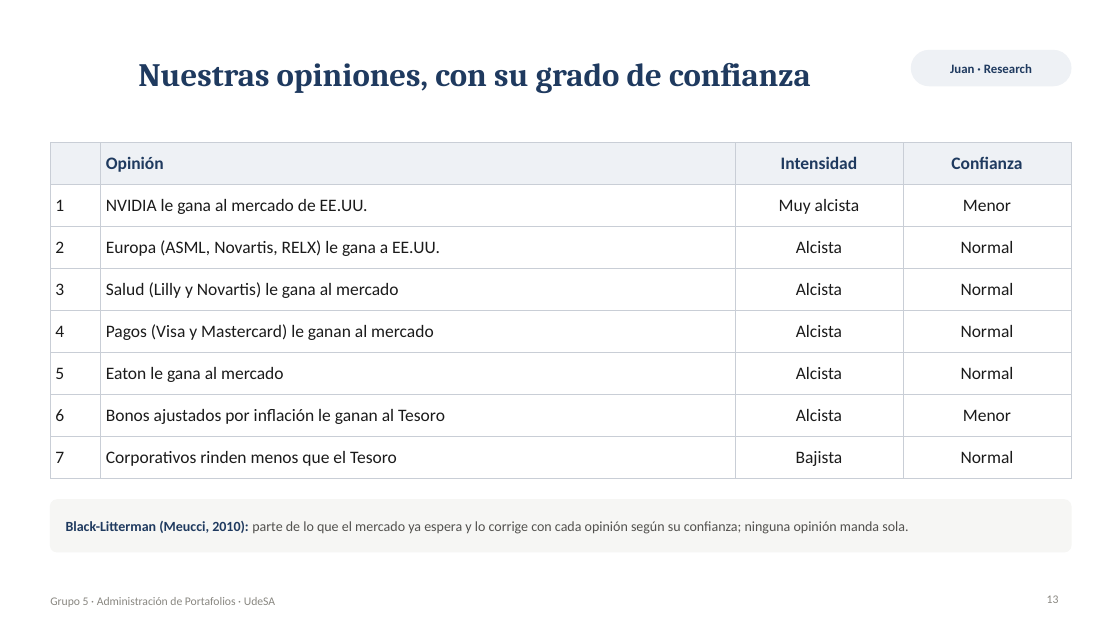
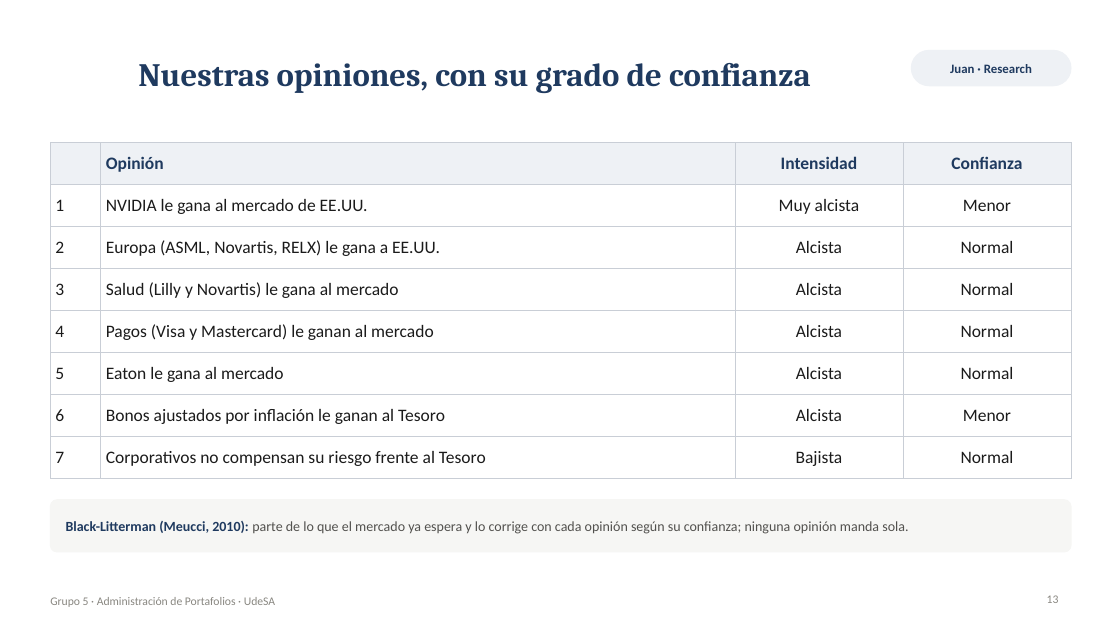
Before and after one commit to juan-albamonte/tp-portafolios-grupo5, a slide deck: slide 13 of docs/entregables/deck.pptx. Drawn at 1120x630 pixels with LibreOffice and Linux fonts; fonts in the diff are those of the drawing. Boxes give left, top, right and bottom in pixels: in the first picture for what was removed or moved away, otherwise in the second. Text is boxed around its words. In the diff, an @@ line names an element or a change of style, - is before the commit and + after.

```diff
--- a/docs/entregables/deck.pptx
+++ b/docs/entregables/deck.pptx
@@ table at (50,143,1071,470) @@
-row 8, column 2: Corporativos rinden menos que el Tesoro
+row 8, column 2: Corporativos no compensan su riesgo frente al Tesoro
```
Also in this commit, not shown: 3 other slides changed, 7 other files.
